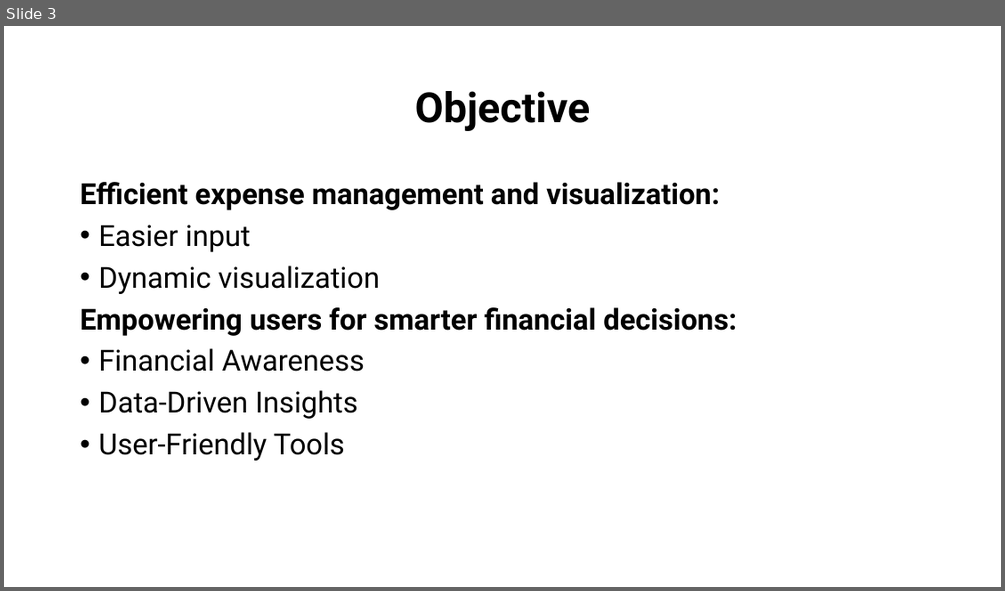
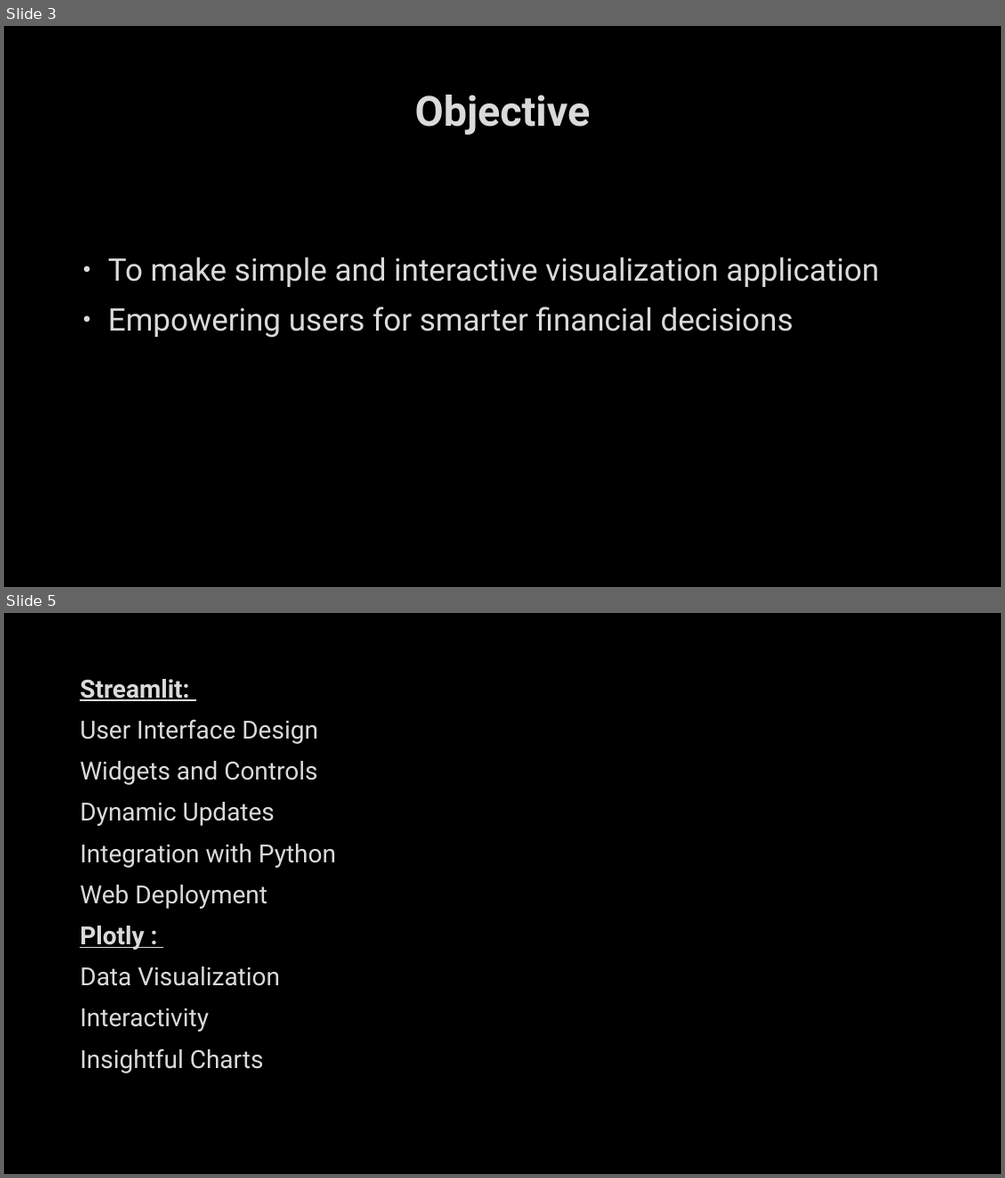
Before and after one commit to Vijaiey88/Scifor_Technologies_Work, a slide deck: Project1/Expense_tracker/Project1.pptx. Shown one above the other, each under a label of ours: slide 3 before the commit, slides 3 and 5 after it; the slides between them are not shown. The pictures are 1005x591 and 1005x1178 pixels, drawn with LibreOffice and Linux fonts; fonts in the diff are those of the drawing; background and template pictures are left out. Boxes give left, top, right and bottom in pixels: in the first picture for what was removed or moved away, otherwise in the second. Text is boxed around its words. In the diff, an @@ line names an element or a change of style, - is before the commit and + after.

```diff
--- a/Project1/Expense_tracker/Project1.pptx
+++ b/Project1/Expense_tracker/Project1.pptx
@@ slide 5 added at (x1=4, y1=613, x2=1001, y2=1174), background picture (left out) @@
@@ text added at (x1=80, y1=679, x2=336, y2=1073), 24 pt, text #DADADA @@
+Streamlit:
+User Interface Design
+Widgets and Controls
+Dynamic Updates
+Integration with Python
+Web Deployment
+Plotly :
+Data Visualization
+Interactivity
+Insightful Charts
@@ slide 3 changed as well @@
@@ background #FFFFFF to picture (left out) @@
@@ title "Objective" at (x1=415, y1=95, x2=591, y2=135): text colour #000000 to #DADADA, letter outline none to #404040 0.75 pt; line spacing 0.9 to 1 @@
@@ text at (x1=108, y1=257, x2=879, y2=338): text changed; size 28 to 30 pt; text colour #000000 to #DADADA; bold off @@
-Efficient expense management and visualization:
-• Easier input
-• Dynamic visualization
-Empowering users for smarter financial decisions:
-• Financial Awareness
-• Data-Driven Insights
-• User-Friendly Tools
+• To make simple and interactive visualization application
+• Empowering users for smarter financial decisions
```
Also in this commit, not shown: 9 other slides changed.
